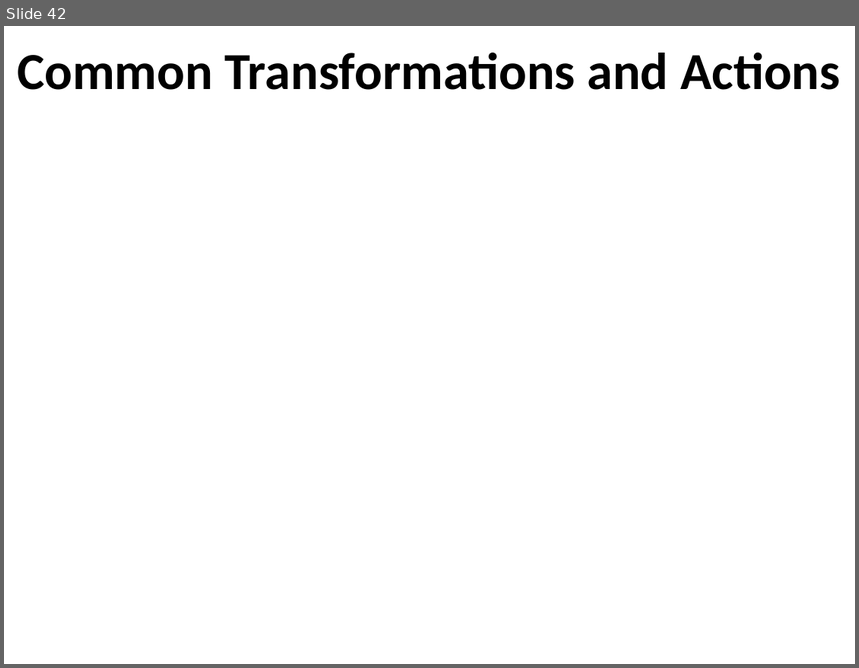
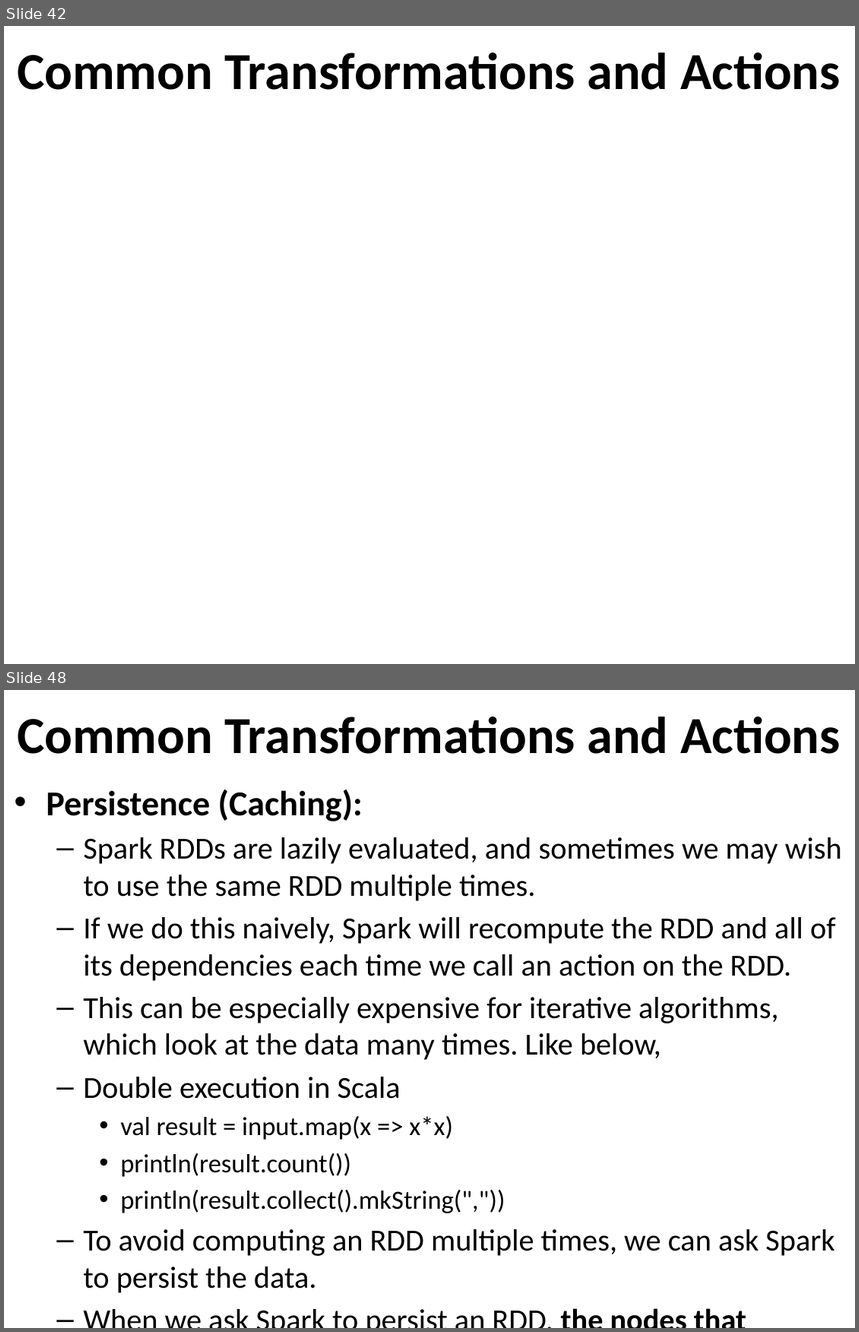
Before and after one commit to email2dorababu/SCALA_Reading, a slide deck: Spark_PPT/Spark_Learning_Spark_part2.pptx. Shown one above the other, each under a label of ours: slide 42 before the commit, slides 42 and 48 after it; the slides between them are not shown. The pictures are 859x668 and 859x1332 pixels, drawn with LibreOffice and Linux fonts; fonts in the diff are those of the drawing; background and template pictures are left out. Boxes give left, top, right and bottom in pixels: in the first picture for what was removed or moved away, otherwise in the second. Text is boxed around its words. In the diff, an @@ line names an element or a change of style, - is before the commit and + after.

```diff
--- a/Spark_PPT/Spark_Learning_Spark_part2.pptx
+++ b/Spark_PPT/Spark_Learning_Spark_part2.pptx
@@ slide 48 added at (x1=4, y1=690, x2=855, y2=1328), background #FFFFFF @@
@@ title added at (x1=17, y1=717, x2=841, y2=754), 44 pt, text #000000, bold @@
+Common Transformations and Actions
@@ text added at (x1=46, y1=790, x2=842, y2=1293), 25.9 pt, text #000000 @@
+• Persistence (Caching):
+  – Spark RDDs are lazily evaluated, and sometimes we may wish to use the same RDD multiple times.
+  – If we do this naively, Spark will recompute the RDD and all of its dependencies each time we call an action on the RDD.
+  – This can be especially expensive for iterative algorithms, which look at the data many times. Like below,
+  – Double execution in Scala
+    • val result = input.map(x => x*x)
+    • println(result.count())
+    • println(result.collect().mkString(","))
+  – To avoid computing an RDD multiple times, we can ask Spark to persist the data.
+  – When we ask Spark to persist an RDD, the nodes that compute the RDD store their partitions.
```
Also in this commit, not shown: 1 slide changed, 7 other slides added, 1 other file.
